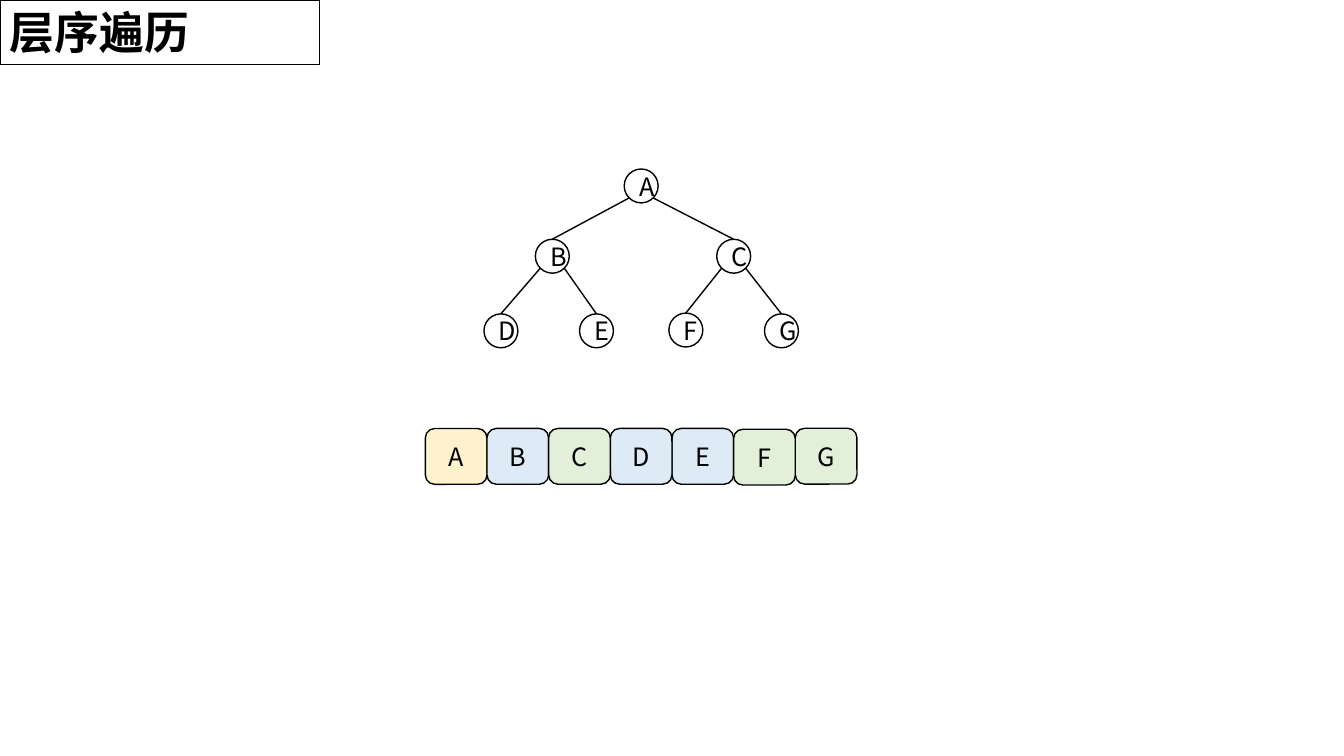
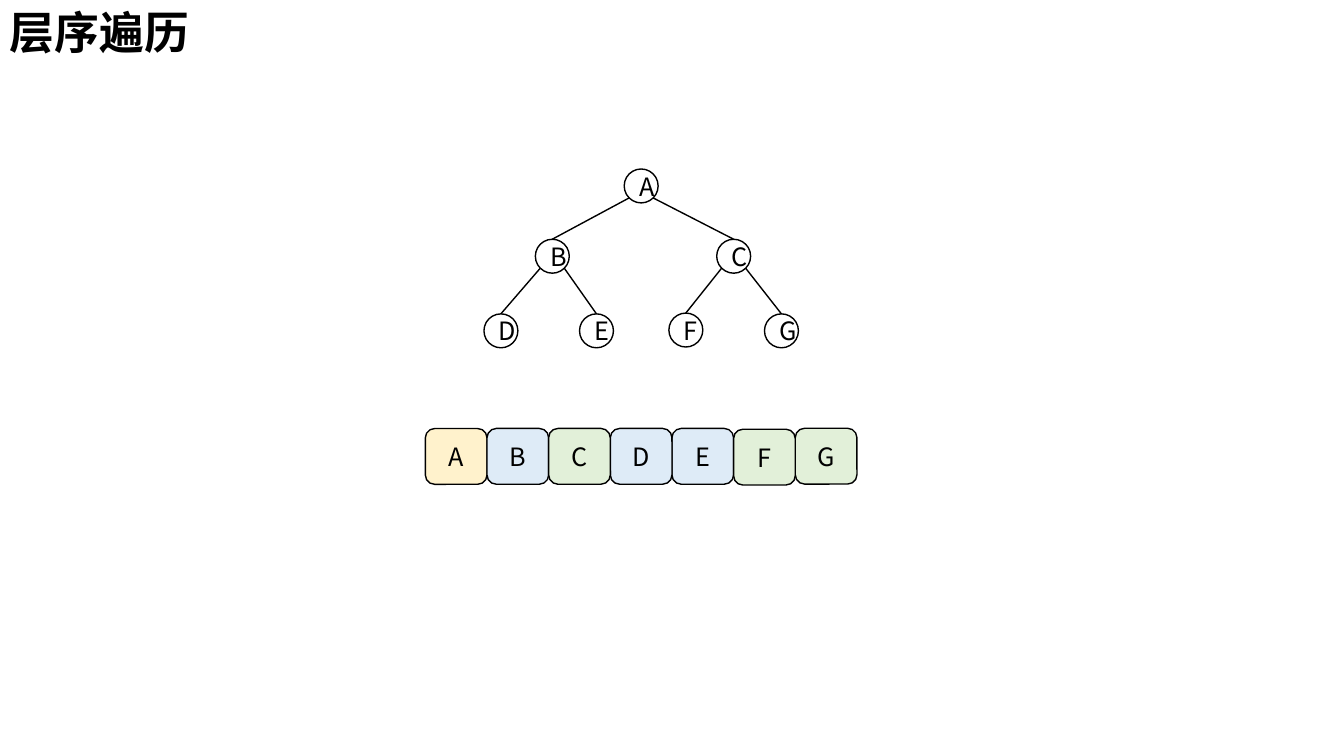
Before and after one commit to ShiMengjie/LeetCode, a slide deck: slide 5 of PPT/二叉树遍历问题.pptx (slide 8 before the commit). Drawn at 1344x756 pixels with LibreOffice and Linux fonts; fonts in the diff are those of the drawing; background and template pictures are left out. Boxes give left, top, right and bottom in pixels: in the first picture for what was removed or moved away, otherwise in the second. Text is boxed around its words. In the diff, an @@ line names an element or a change of style, - is before the commit and + after.

```diff
--- a/PPT/二叉树遍历问题.pptx
+++ b/PPT/二叉树遍历问题.pptx
@@ text "层序遍历": place and size @@
-text "层序遍历" at <box>0,0,320,65</box>
+text "层序遍历" at <box>10,10,189,54</box>
@@ text "层序遍历" at <box>10,10,189,54</box>: outline #000000 1 pt to none @@
```
Also in this commit, not shown: 3 slides removed, 11 other files.
